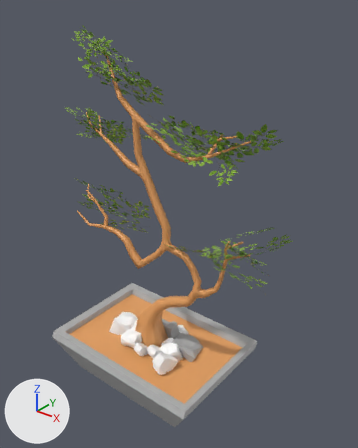
The glTF model assets/bonsai-tree.glb, before and after one commit.
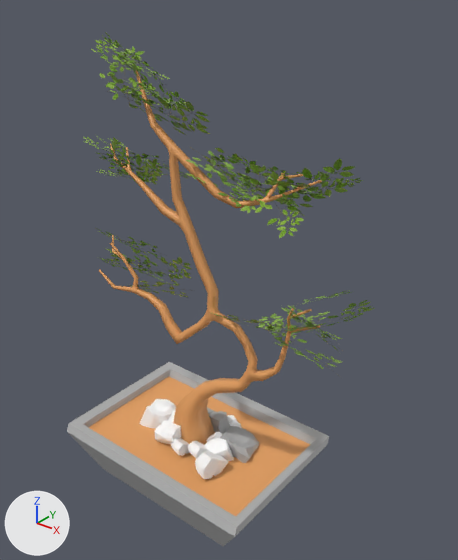
The first picture shows the older version from a 50 mm lens placed at (1.139, -1.189, 1.276), pointed at (0.26, -0.09, 0.594). The close-ups show the older and then the newer version on the part from 0% to 100% of the width and 0% to 98% of the height of that picture. Only the edits that show in the close-ups are written down. Arrows for +X, +Y and +Z are at lower left; the lights stay in place. Where no turn or scale is listed for an object, it has been applied to the vertices. Vertices at exactly the same position are counted once.

The scene before the commit, as lines of its bpy script (objects in view):
```python
me_object_0 = bpy.data.meshes.new('Object_0')
me_object_0.from_pydata(...)  # 52 vertices, 98 faces; spans x -0.301..0.304, y -0.205..0.217, z -0.135..0.028
me_object_0.materials.append(mat_material)  # grey #aeaeae
me_object_2 = bpy.data.meshes.new('Object_2')
me_object_2.from_pydata(...)  # 1467 vertices, 2933 faces; spans x -0.188..0.543, y -0.197..-0.026, z -0.462..0.534
me_object_2.materials.append(mat_wood)  # orange #e7a262
me_object_49 = bpy.data.meshes.new('Object_49')
me_object_49.from_pydata(...)  # 43 vertices, 82 faces; spans x -0.0568..0.0635, y -0.0585..0.0568, z -0.0333..0.0364
me_object_49.materials.append(mat_material)  # grey #aeaeae
ob_object_101 = bpy.data.objects.new('Object_101', me_object_49)
ob_object_101.location = (0.302, -0.105, 0.141)
ob_object_4 = bpy.data.objects.new('Object_4', me_object_0)
ob_object_4.location = (0.185, -0.15, 0.12)
ob_object_7 = bpy.data.objects.new('Object_7', me_object_2)
ob_object_7.location = (0.0, 0.0, 0.556)
# also in view: 'Object_109' at (0.308, -0.225, 0.154); 'Object_115' at (0.065, -0.16, 0.152); 'Object_5' at (0.194, -0.154, 0.129); 'Object_85' at (0.404, -0.11, 0.836); 'Object_121' at (0.097, -0.143, 1.02)
```
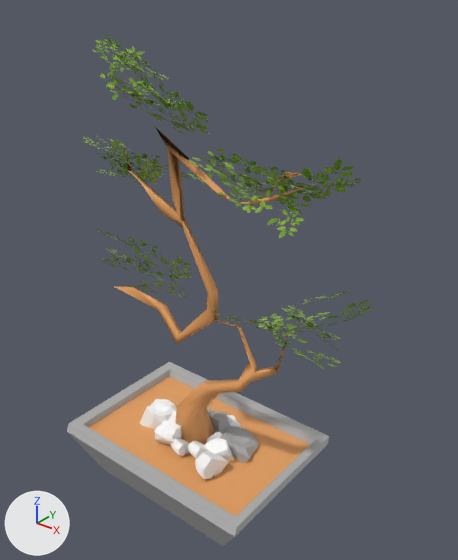
What the commit changed:
me_object_2 is used by ob_object_7; location (0.0, 0.0, 0.556).
me_object_2 had 1467 vertices, 2933 faces and spanned x -0.188..0.543, y -0.197..-0.026, z -0.462..0.534.
me_object_2 now has 68 vertices, 120 faces and spans x -0.072..0.474, y -0.197..-0.029, z -0.462..0.417.
me_object_2 part 1: 1399 vertices removed from x -0.188..0.543, y -0.193..-0.026, z -0.395..0.534.

Where the change shows, as pixel boxes (x1, y1, x2, y2) in the close-ups (458 x 560 px):
'Object_7', reshaped (8% narrower, 15% shorter)
    before: (99, 71, 322, 444)
    after: (114, 127, 318, 444)
part 1 of me_object_2, deleted
    before: (99, 71, 322, 444)
